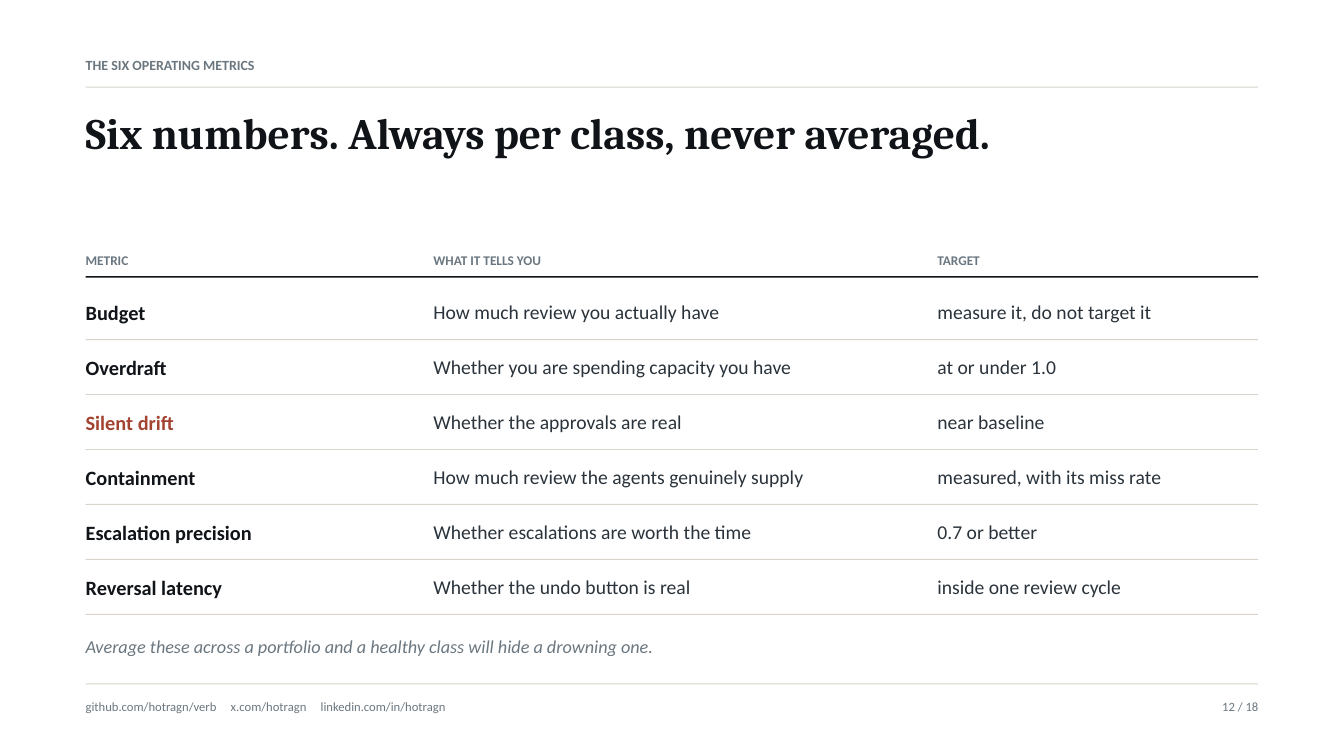
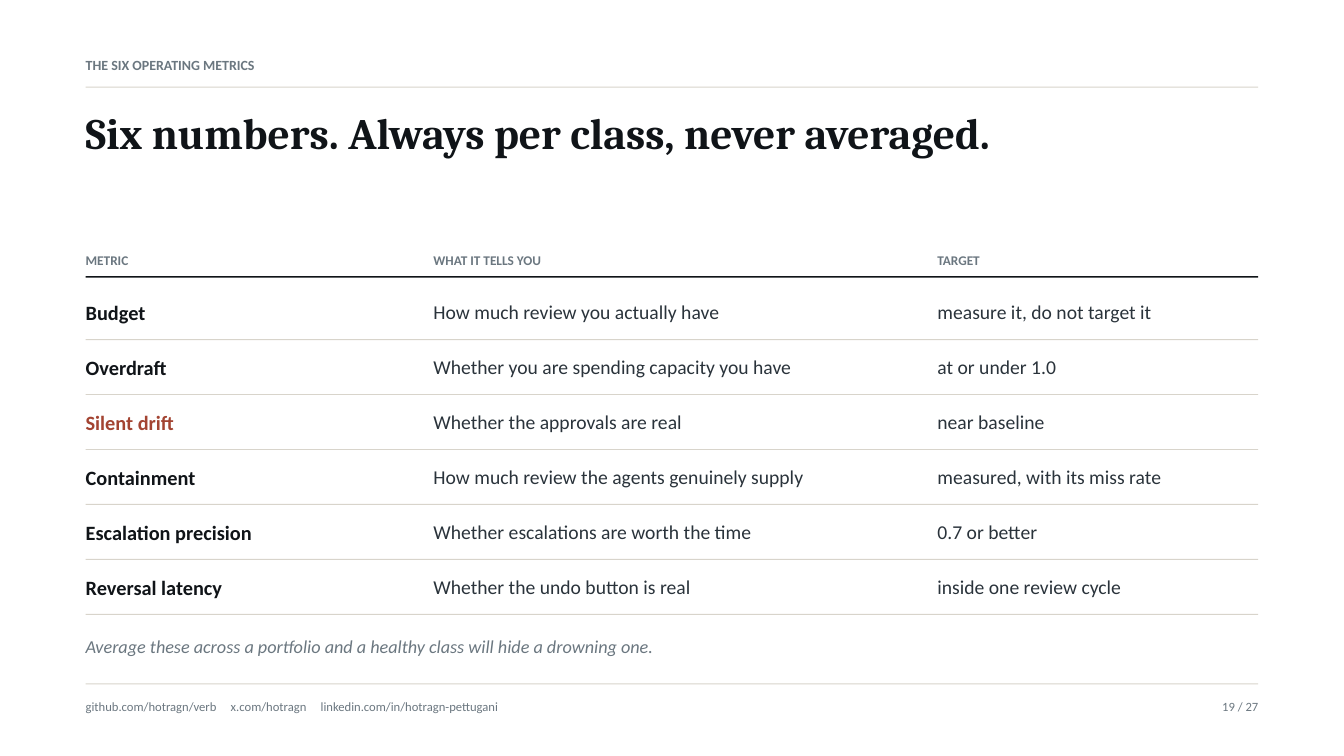
Before and after one commit to Hotragn/verb, a slide deck: slide 19 of deck/verification-budget.pptx (slide 12 before the commit). Drawn at 1344x756 pixels with LibreOffice and Linux fonts; fonts in the diff are those of the drawing. Boxes give left, top, right and bottom in pixels: in the first picture for what was removed or moved away, otherwise in the second. Text is boxed around its words. In the diff, an @@ line names an element or a change of style, - is before the commit and + after.

```diff
--- a/deck/verification-budget.pptx
+++ b/deck/verification-budget.pptx
@@ text at (86,702,498,713): text changed @@
-github.com/hotragn/verb x.com/hotragn linkedin.com/in/hotragn
+github.com/hotragn/verb x.com/hotragn linkedin.com/in/hotragn-pettugani
@@ text at (1222,703,1259,711): text changed @@
-12 / 18
+19 / 27
```
Also in this commit, not shown: 17 other slides changed, 9 slides added, 36 other files.
